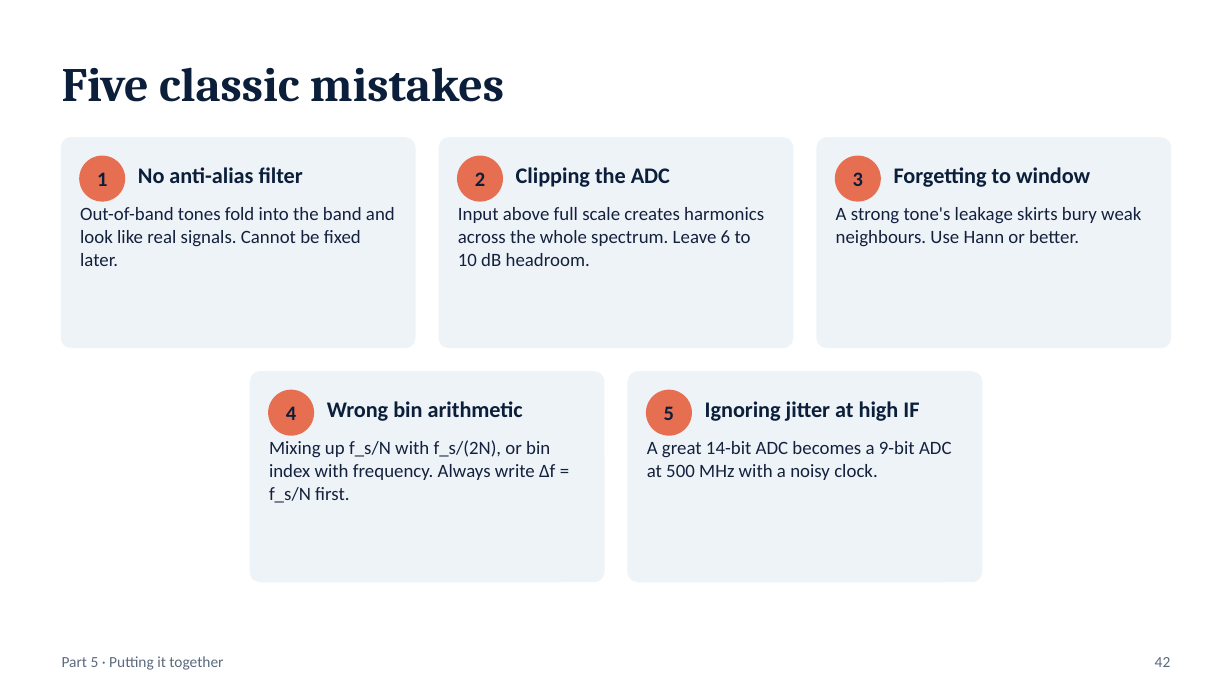
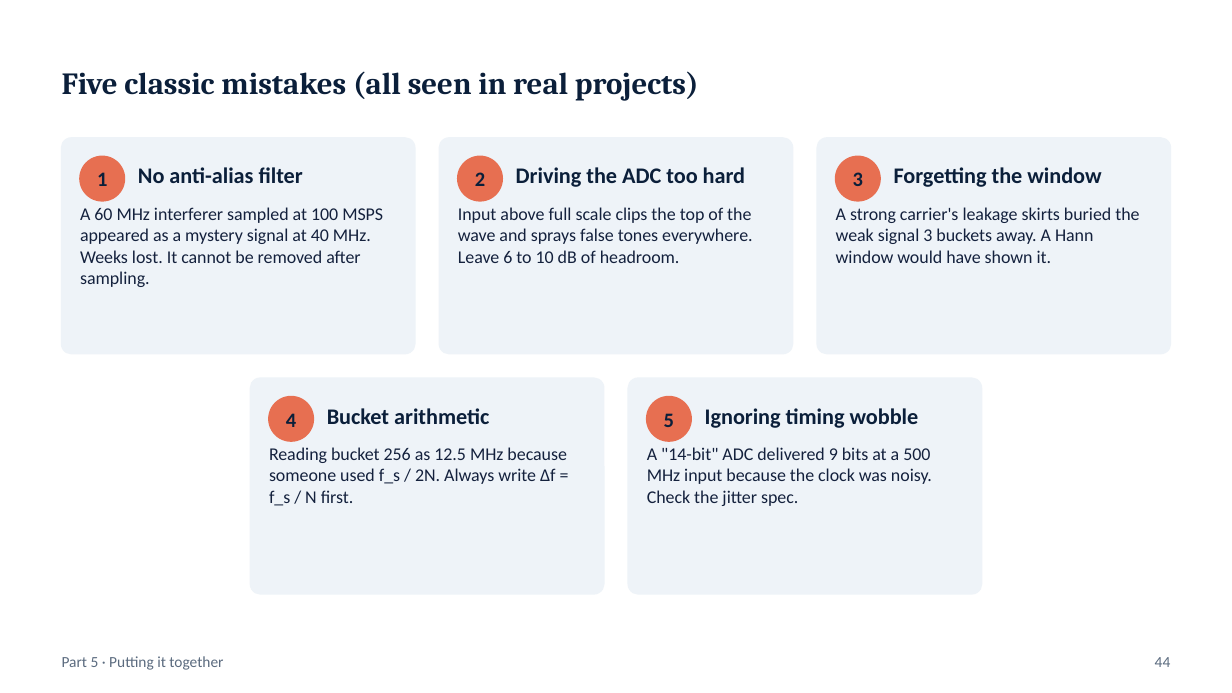
Before and after one commit to shivarampb/RF_Signal_Processing_Equations, a slide deck: slide 44 of presentation/RF_Signal_Processing.pptx (slide 42 before the commit). Drawn at 1232x693 pixels with LibreOffice and Linux fonts; fonts in the diff are those of the drawing. Boxes give left, top, right and bottom in pixels: in the first picture for what was removed or moved away, otherwise in the second. Text is boxed around its words. In the diff, an @@ line names an element or a change of style, - is before the commit and + after.

```diff
--- a/presentation/RF_Signal_Processing.pptx
+++ b/presentation/RF_Signal_Processing.pptx
@@ text at [62, 71, 699, 101]: text changed; size 28 to 18 pt @@
-Five classic mistakes
+Five classic mistakes (all seen in real projects)
@@ rounded rectangle: place and size @@
-rounded rectangle at [62, 138, 415, 347]
+rounded rectangle at [62, 138, 415, 354]
@@ rounded rectangle: place and size @@
-rounded rectangle at [440, 138, 793, 347]
+rounded rectangle at [440, 138, 793, 354]
@@ rounded rectangle: place and size @@
-rounded rectangle at [817, 138, 1170, 347]
+rounded rectangle at [817, 138, 1170, 354]
@@ text at [516, 167, 745, 187]: text changed @@
-Clipping the ADC
+Driving the ADC too hard
@@ text at [894, 167, 1101, 187]: text changed @@
-Forgetting to window
+Forgetting the window
@@ text at [80, 207, 383, 287]: text changed; size 11 to 10.5 pt @@
-Out-of-band tones fold into the band and look like real signals. Cannot be fixed later.
+A 60 MHz interferer sampled at 100 MSPS appeared as a mystery signal at 40 MHz. Weeks lost. It cannot be removed after sampling.
@@ text at [458, 207, 752, 263]: text changed; size 11 to 10.5 pt @@
-Input above full scale creates harmonics across the whole spectrum. Leave 6 to 10 dB headroom.
+Input above full scale clips the top of the wave and sprays false tones everywhere. Leave 6 to 10 dB of headroom.
@@ text at [836, 207, 1139, 263]: text changed; size 11 to 10.5 pt @@
-A strong tone's leakage skirts bury weak neighbours. Use Hann or better.
+A strong carrier's leakage skirts buried the weak signal 3 buckets away. A Hann window would have shown it.
@@ rounded rectangle: place and size @@
-rounded rectangle at [250, 372, 604, 582]
+rounded rectangle at [250, 378, 604, 594]
@@ proportions changed in 5 elements at [62, 138, 415, 354], [440, 138, 793, 354], [817, 138, 1170, 354], [250, 378, 604, 594], [628, 378, 982, 594] @@
@@ rounded rectangle: place and size @@
-rounded rectangle at [628, 372, 982, 582]
+rounded rectangle at [628, 378, 982, 594]
@@ text at [327, 408, 489, 424]: text changed @@
-Wrong bin arithmetic
+Bucket arithmetic
@@ 2 texts, 2 ellipses: place and size @@
-2 texts, 2 ellipses at [269, 391, 691, 435]
+2 texts, 2 ellipses at [269, 397, 691, 441]
@@ text at [705, 408, 919, 428]: text changed @@
-Ignoring jitter at high IF
+Ignoring timing wobble
@@ text at [269, 447, 567, 506]: text changed; size 11 to 10.5 pt @@
-Mixing up f_s/N with f_s/(2N), or bin index with frequency. Always write Δf = f_s/N first.
+Reading bucket 256 as 12.5 MHz because someone used f_s / 2N. Always write Δf = f_s / N first.
@@ text at [647, 447, 932, 506]: text changed; size 11 to 10.5 pt @@
-A great 14-bit ADC becomes a 9-bit ADC at 500 MHz with a noisy clock.
+A "14-bit" ADC delivered 9 bits at a 500 MHz input because the clock was noisy. Check the jitter spec.
@@ text at [1155, 657, 1171, 667]: text changed @@
-42
+44
```
Also in this commit, not shown: 32 other slides changed, 18 slides added, 11 slides removed, 7 other files.
